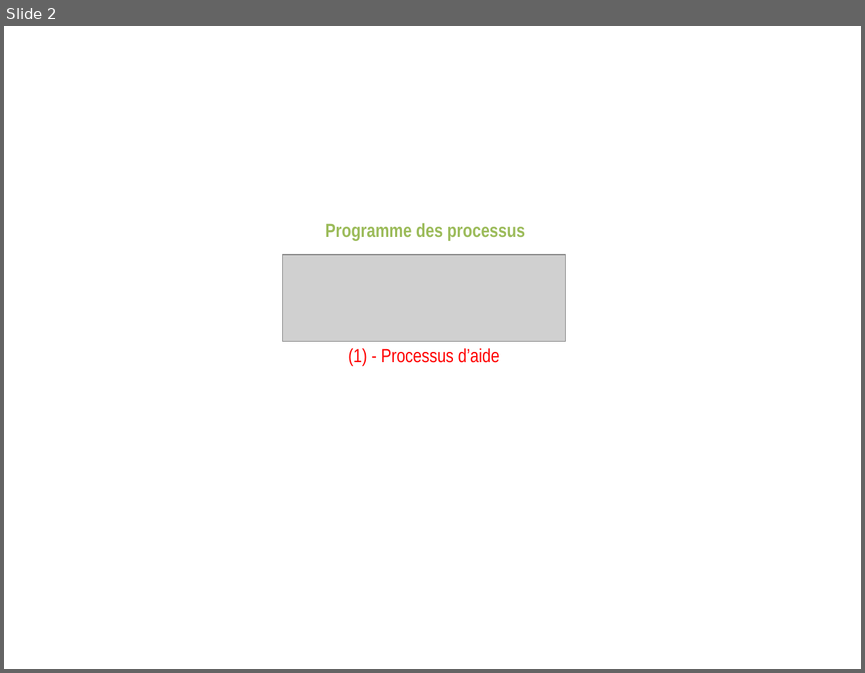
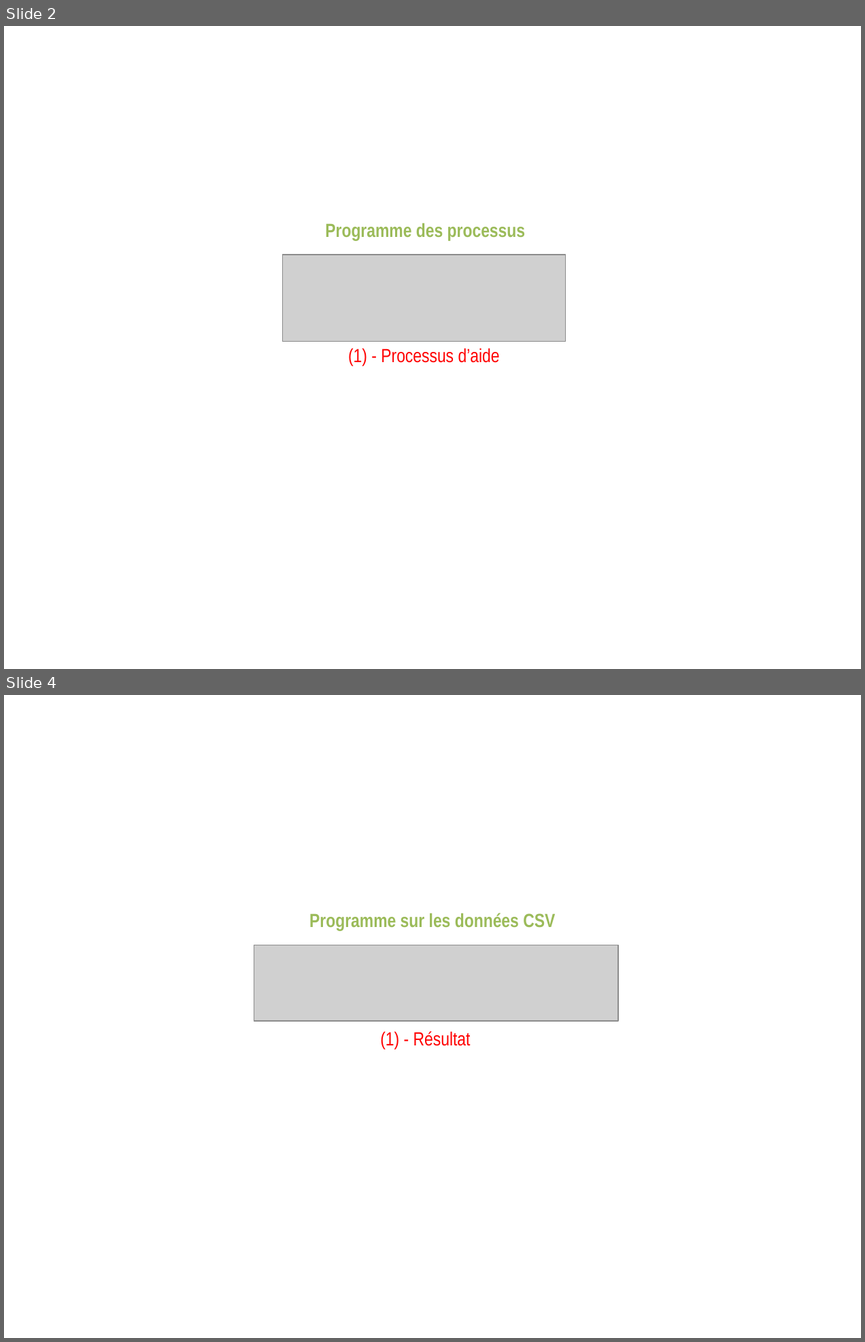
Before and after one commit to gkesse/ReadyDev, a slide deck: Tutoriels/C0/img/zPaint.pptx. Shown one above the other, each under a label of ours: slide 2 before the commit, slides 2 and 4 after it; the slides between them are not shown. The pictures are 865x673 and 865x1342 pixels, drawn with LibreOffice and Linux fonts; fonts in the diff are those of the drawing; grey boxes stand for pictures. Boxes give left, top, right and bottom in pixels: in the first picture for what was removed or moved away, otherwise in the second. Text is boxed around its words. In the diff, an @@ line names an element or a change of style, - is before the commit and + after.

```diff
--- a/Tutoriels/C0/img/zPaint.pptx
+++ b/Tutoriels/C0/img/zPaint.pptx
@@ slide 4 added at <box>4,695,861,1338</box>, background #FFFFFF @@
@@ text added at <box>309,913,555,931</box>, 16 pt, text #9BBB59, bold @@
+Programme sur les données CSV
@@ picture added at <box>254,945,618,1021</box> @@
@@ text added at <box>380,1031,470,1049</box>, 16 pt, text #FF0000 @@
+(1) - Résultat
```
Also in this commit, not shown: 1 other slide added, 4 other files.
